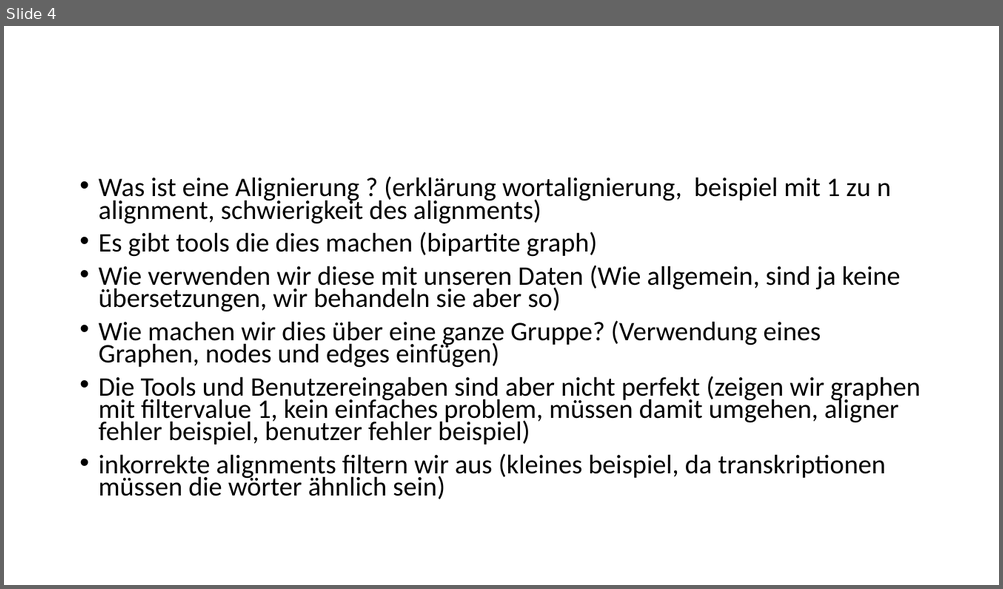
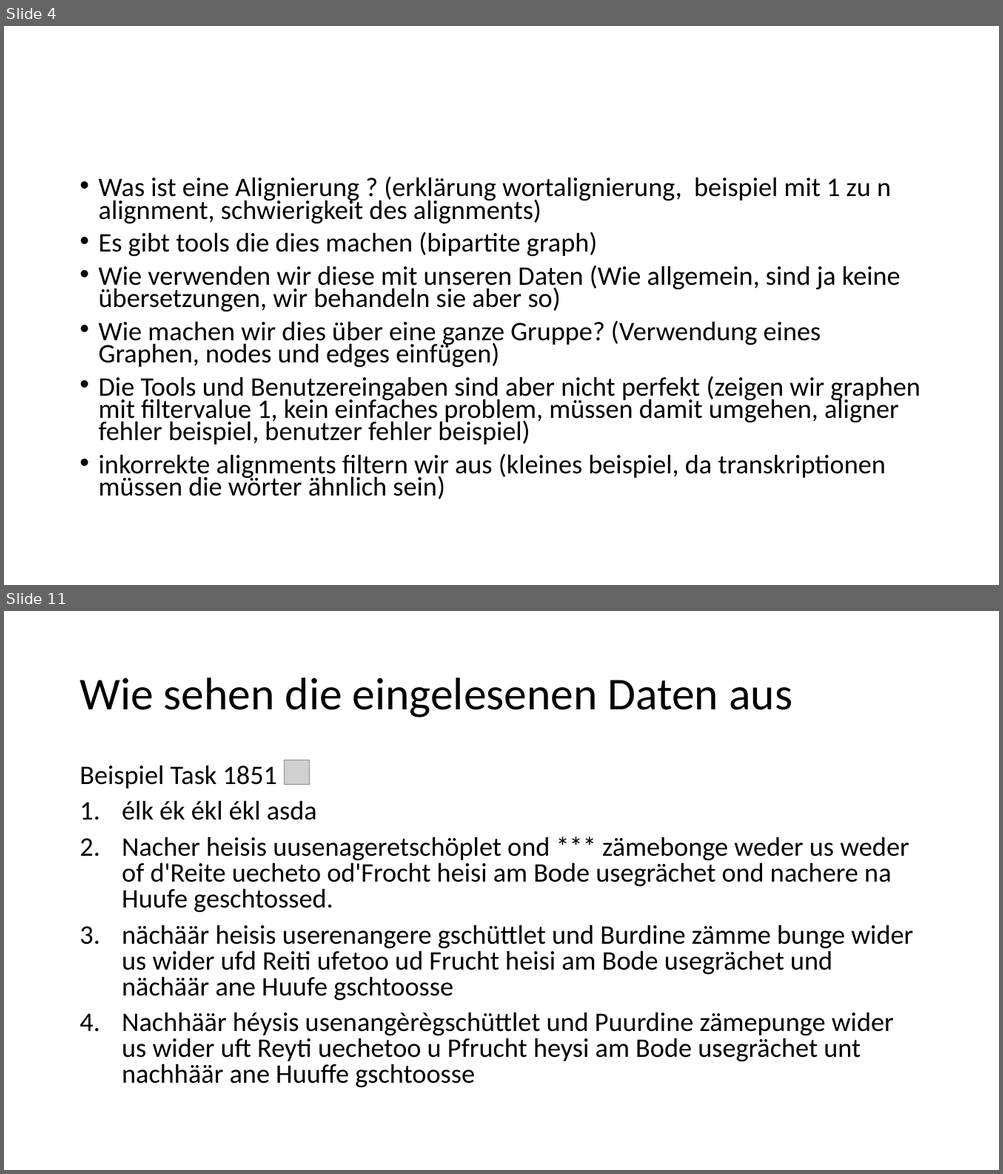
Before and after one commit to 837/ip5-nlp-ch, a slide deck: doc/IP5_Präsentation.pptx. Shown one above the other, each under a label of ours: slide 4 before the commit, slides 4 and 11 after it; the slides between them are not shown. The pictures are 1003x589 and 1003x1174 pixels, drawn with LibreOffice and Linux fonts; fonts in the diff are those of the drawing; grey boxes stand for pictures. Boxes give left, top, right and bottom in pixels: in the first picture for what was removed or moved away, otherwise in the second. Text is boxed around its words. In the diff, an @@ line names an element or a change of style, - is before the commit and + after.

```diff
--- a/doc/IP5_Präsentation.pptx
+++ b/doc/IP5_Präsentation.pptx
@@ slide 11 added at (4, 611, 999, 1170), background #FFFFFF @@
@@ title added at (79, 678, 792, 718), 44 pt, text #000000 @@
+Wie sehen die eingelesenen Daten aus
@@ text added at (79, 765, 913, 1088), 25.9 pt, text #000000 @@
+Beispiel Task 1851
+1. élk ék ékl ékl asda
+2. Nacher heisis uusenageretschöplet ond *** zämebonge weder us weder of d'Reite uecheto od'Frocht heisi am Bode usegrächet ond nachere na Huufe geschtossed.
+3. nächäär heisis userenangere gschüttlet und Burdine zämme bunge wider us wider ufd Reiti ufetoo ud Frucht heisi am Bode usegrächet und nächäär ane Huufe gschtoosse
+4. Nachhäär héysis usenangèrègschüttlet und Puurdine zämepunge wider us wider uft Reyti uechetoo u Pfrucht heysi am Bode usegrächet unt nachhäär ane Huuffe gschtoosse
@@ picture added at (284, 760, 309, 785) @@
```
Also in this commit, not shown: 8 other slides added, 1 slide removed, 2 other files.
